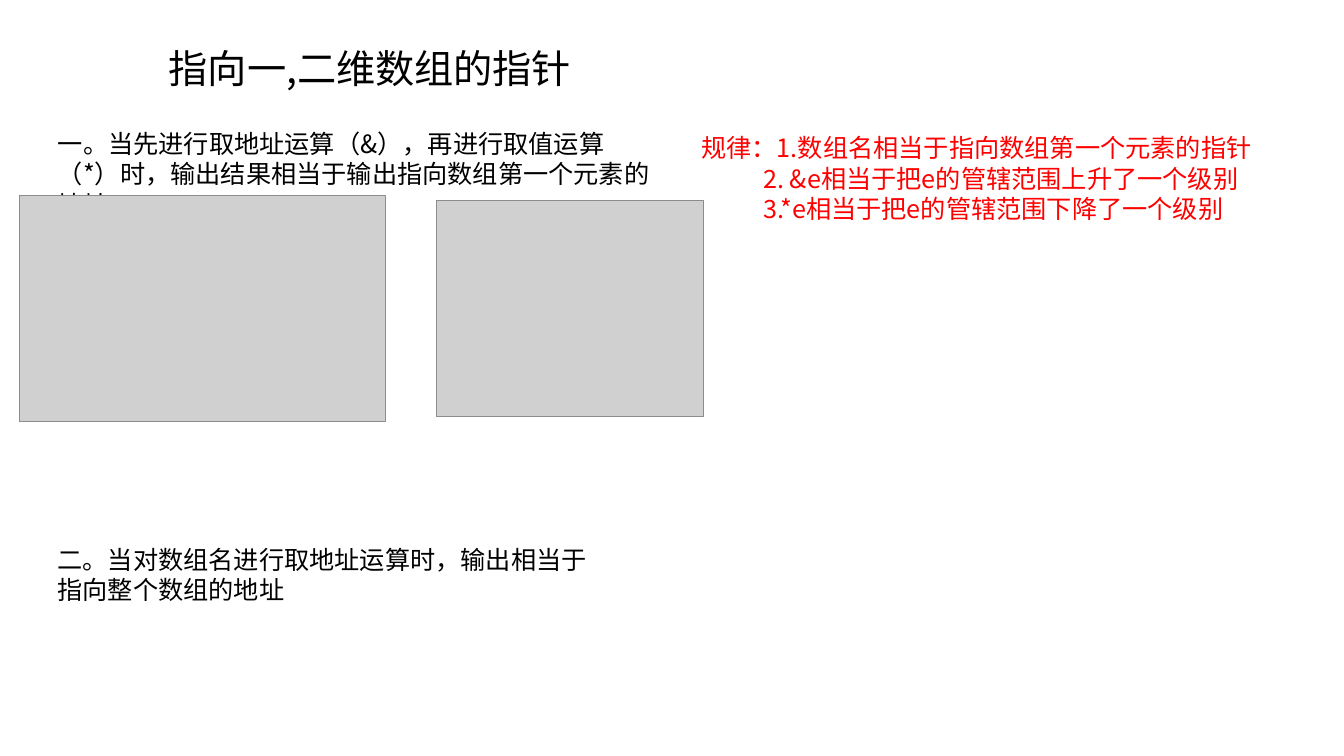
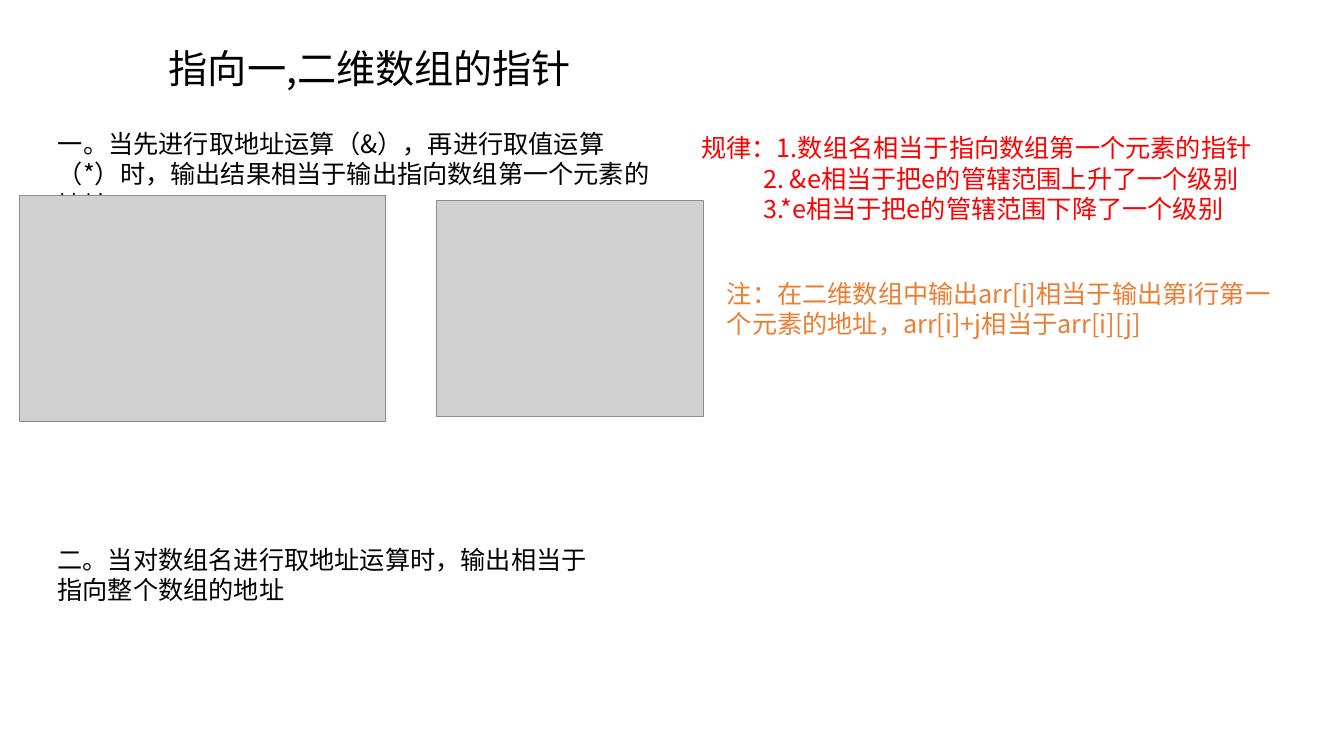
Before and after one commit to SSPUlearningteam1/ClanguagelearningPPT, a slide deck: slide 1 of 20181019-20181026-张雁君.pptx. Drawn at 1344x756 pixels with LibreOffice and Linux fonts; fonts in the diff are those of the drawing; grey boxes stand for pictures. Boxes give left, top, right and bottom in pixels: in the first picture for what was removed or moved away, otherwise in the second. Text is boxed around its words. In the diff, an @@ line names an element or a change of style, - is before the commit and + after.

```diff
--- a/20181019-20181026-张雁君.pptx
+++ b/20181019-20181026-张雁君.pptx
@@ text added at box(727, 281, 1270, 339), 18 pt, text #ED7D31 @@
+注：在二维数组中输出arr[i]相当于输出第i行第一个元素的地址，arr[i]+j相当于arr[i][j]
```
Also in this commit, not shown: 1 slide added.
